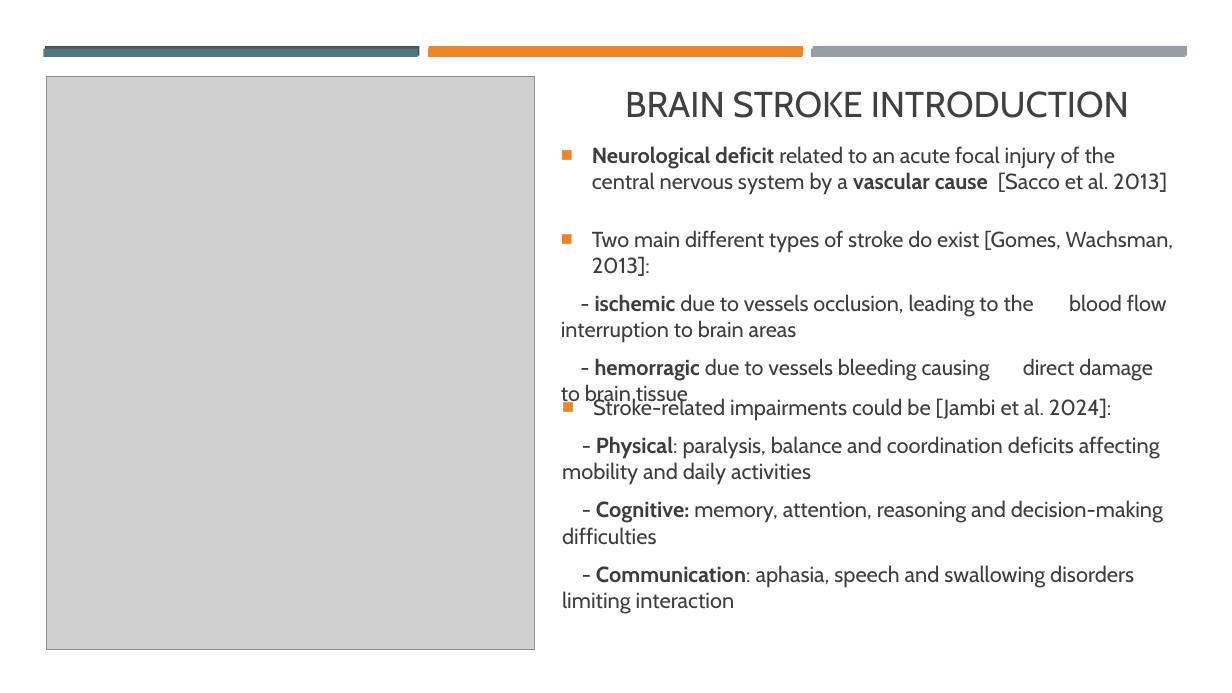
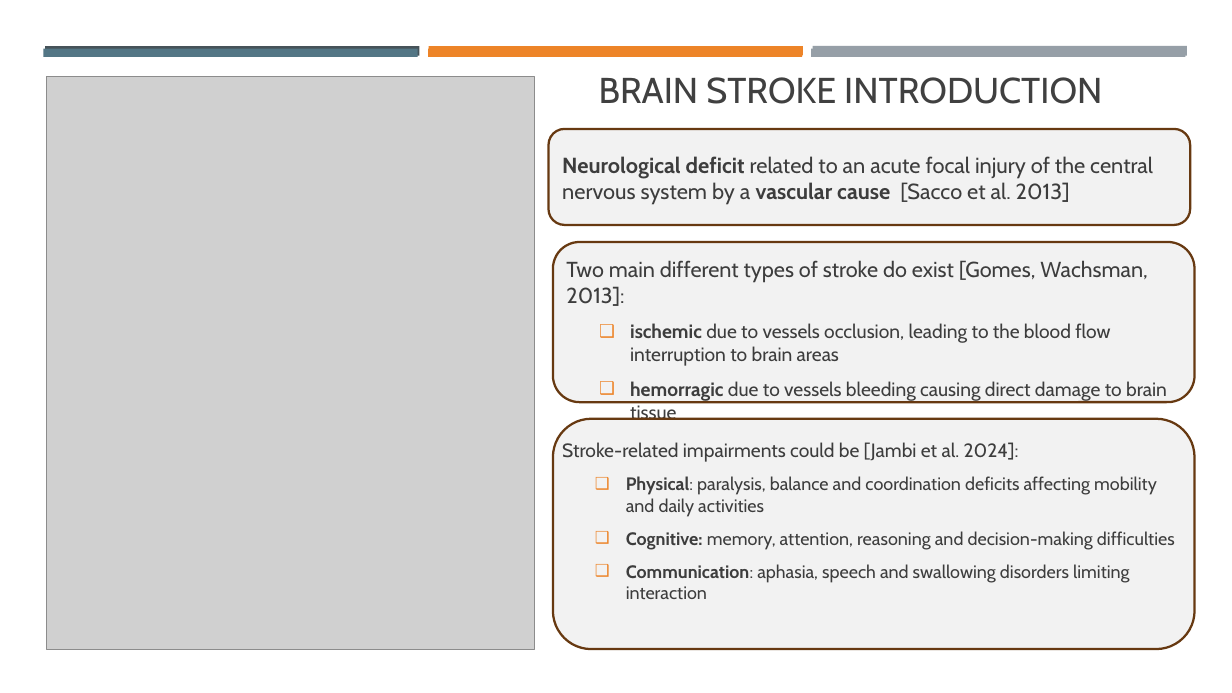
Before and after one commit to mkdib1/med_lab, a slide deck: slide 2 of dslab_presentation.pptx. Drawn at 1232x693 pixels with LibreOffice and Linux fonts; fonts in the diff are those of the drawing; grey boxes stand for pictures. Boxes give left, top, right and bottom in pixels: in the first picture for what was removed or moved away, otherwise in the second. Text is boxed around its words. In the diff, an @@ line names an element or a change of style, - is before the commit and + after.

```diff
--- a/dslab_presentation.pptx
+++ b/dslab_presentation.pptx
@@ title "BRAIN STROKE INTRODUCTION": place and size @@
-title "BRAIN STROKE INTRODUCTION" at <box>625,91,1129,118</box>
+title "BRAIN STROKE INTRODUCTION" at <box>599,77,1102,104</box>
@@ rounded rectangle added at <box>549,129,1190,226</box>, fill #F2F2F2, outline #683A12 1.75 pt @@
@@ text "Neurological deficit related to an ...": place and size @@
-text "Neurological deficit related to an ..." at <box>592,146,1167,195</box>
+text "Neurological deficit related to an ..." at <box>562,156,1153,205</box>
@@ text "Neurological deficit related to an ..." at <box>562,156,1153,205</box>: bullet ■ to none @@
@@ rounded rectangle added at <box>553,242,1194,402</box>, fill #F2F2F2, outline #683A12 1.75 pt @@
@@ text "Two main different types of ...": place and size @@
-text "Two main different types of ..." at <box>561,230,1173,407</box>
+text "Two main different types of ..." at <box>566,260,1167,420</box>
@@ text at <box>566,260,1147,306</box>: bullet ■ to none @@
@@ text at <box>630,323,1167,420</box>: text changed; size 16.9 to 15 pt @@
-- ischemic due to vessels occlusion, leading to the blood flow interruption to brain areas
-- hemorragic due to vessels bleeding causing direct damage to brain tissue
+  ❑ ischemic due to vessels occlusion, leading to the blood flow interruption to brain areas
+  ❑ hemorragic due to vessels bleeding causing direct damage to brain tissue
@@ rounded rectangle added at <box>553,419,1194,649</box>, fill #F2F2F2, outline #683A12 1.75 pt @@
@@ text "Stroke-related impairments could be [Jambi ...": place and size @@
-text "Stroke-related impairments could be [Jambi ..." at <box>562,396,1163,614</box>
+text "Stroke-related impairments could be [Jambi ..." at <box>562,442,1175,599</box>
@@ text at <box>562,442,1019,462</box>: size 17 to 15 pt in "Stroke-related impairments could be [Jambi et al. ..."; bullet ■ to none @@
@@ text at <box>626,476,1175,599</box>: text changed; size 17 to 14 pt @@
-- Physical: paralysis, balance and coordination deficits affecting mobility and daily activities
-- Cognitive: memory, attention, reasoning and decision-making difficulties
-- Communication: aphasia, speech and swallowing disorders limiting interaction
+  ❑ Physical: paralysis, balance and coordination deficits affecting mobility and daily activities
+  ❑ Cognitive: memory, attention, reasoning and decision-making difficulties
+  ❑ Communication: aphasia, speech and swallowing disorders limiting interaction
```
Also in this commit, not shown: 4 other slides changed, 5 slides added, 3 slides removed, 4 other files.
